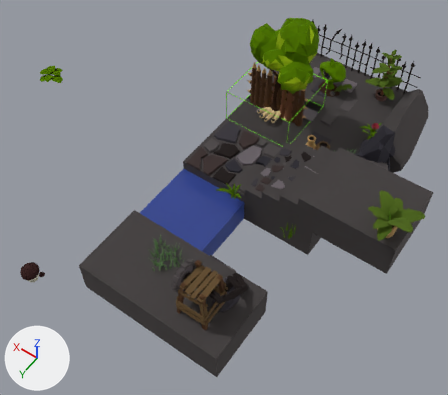
The glTF model data/hand.glb as it was, and as the next commit left it.
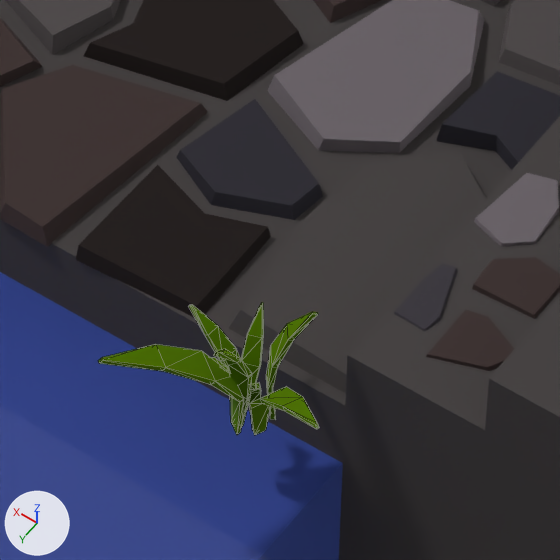
The first picture shows the older version from a camera (50 mm lens) standing at (-3.15, 5.67, 6.26) and looking at (-0.28, 1.66, -0.04). The close-ups show the older and then the newer version on the part from 45% to 60% of the width and 37% to 54% of the height of that picture. Only the edits that show in the close-ups are written down. Arrows for +X, +Y and +Z are at lower left; the lights stay in place. The close-ups show mesh edges as thin lines. Where no turn or scale is listed for an object, it has been applied to the vertices. Vertices at exactly the same position are counted once.

The first close-up shows 'Grass.004', 'Scenery'.
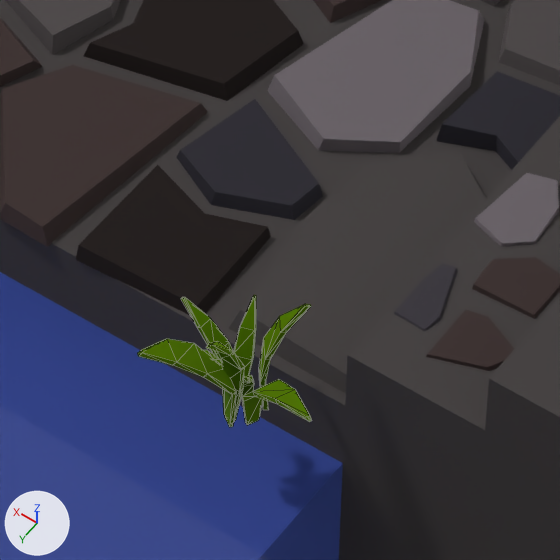
Where the newer file only moved an object's origin or applied its transform, the numbers keep the older frame.

The change, as JSON lines over the scene's bpy script:
```json
{"block": "me_modello_uv_lanterna_uv_default_0_001", "where": "# used by ob_grass_004; location = (-0.374, 1.595, 0.077); scale = (0.0147, 0.0147, 0.0147)"}
{"op": "remove", "block": "me_modello_uv_lanterna_uv_default_0_001", "code": "me_modello_uv_lanterna_uv_default_0_001.from_pydata(...)  # 160 vertices, 288 faces; spans x -12.5..8.7, y -6.3..13.7, z -7.7..10.4"}
{"op": "add", "block": "me_modello_uv_lanterna_uv_default_0_001", "code": "me_modello_uv_lanterna_uv_default_0_001.from_pydata(...)  # 160 vertices, 288 faces; spans x -0.2..0.1, y -0.1..0.2, z 0.0..0.2"}
{"block": "me_modello_uv_lanterna_uv_default_0_001", "change": "me_modello_uv_lanterna_uv_default_0_001 part 1: the whole mesh is scaled about the mesh origin by (0.014, 0.0127, 0.0142)"}
{"op": "set", "path": "ob_grass_004.scale", "old": "(0.0147, 0.0147, 0.0147)", "new": "(1.0, 1.0, 1.0)"}
{"op": "set", "path": "ob_grass_004.location", "old": "(-0.374, 1.595, 0.077)", "new": "(-0.374, 1.595, 0.0)"}
```

Boxes [x1, y1, x2, y2] around the edits, measured in the close-ups (560 x 560 px):
```json
{"object": "Grass.004", "change": "moved, rescaled", "before": [98, 302, 319, 435], "after": [137, 295, 312, 427], "on screen": "21% narrower"}
```
